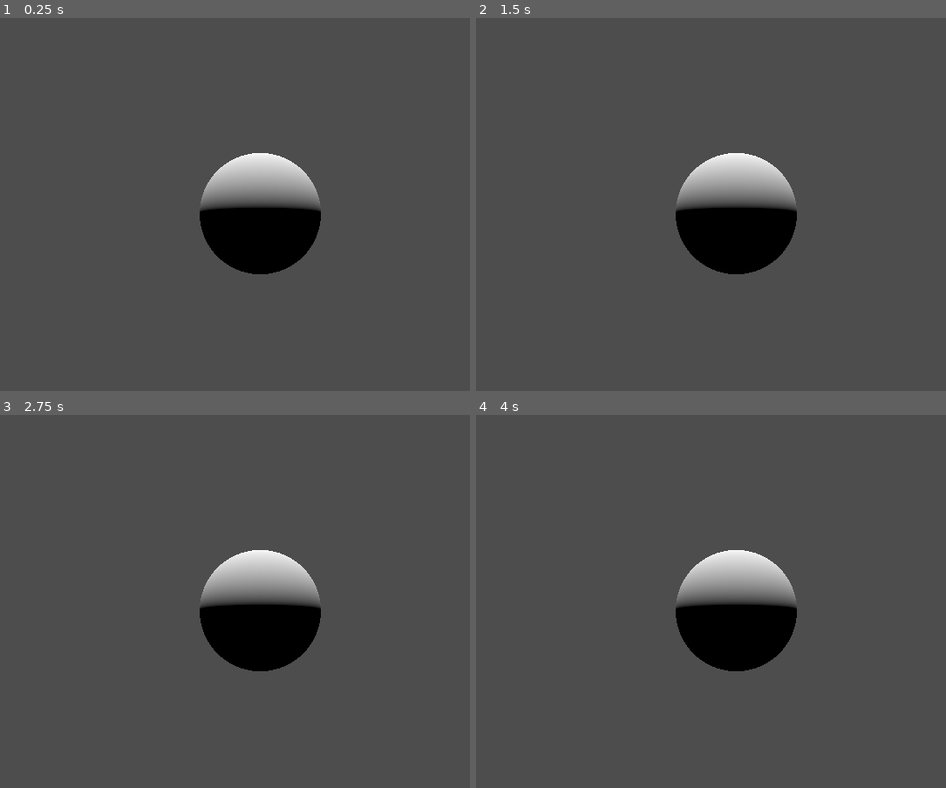
Above: before the commit, frames 1-4 (two rows, left to right).
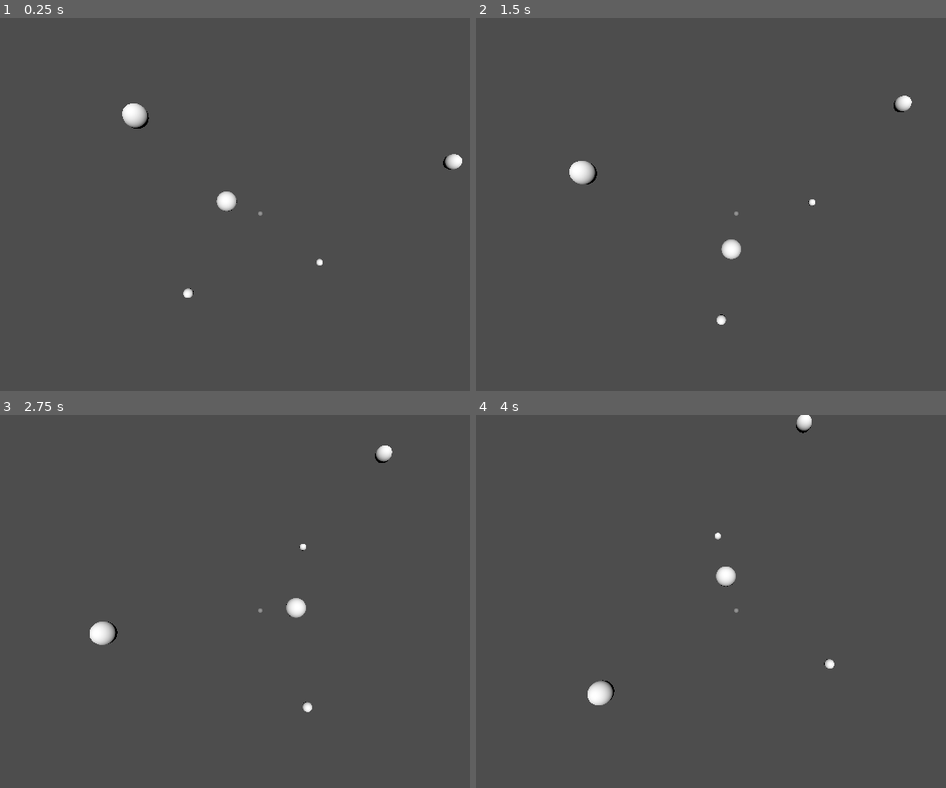
Above: after the commit, the same moments.

Repository: Paulpanther/Spacescaper
Game: Godot game, scene res://scenes/universe.tscn
Same seed, same stepped clock (60 frames per second), same inputs: the game is played once before the commit and once after it.
Inputs:
- Up to frame 1 (0.25 s): no input
- Up to frame 2 (1.5 s): no input
- Up to frame 3 (2.75 s): no input
- Up to frame 4 (4 s): no input

The runs differ from the first frame. In frame 1, 6.7% of the frame differs, in the area x 25-99%, y 22-75%; in frame 2, 6.6%; in frame 3, 6.6%; in frame 4, 6.6%.

Commit message:
added planet generation in solar system generation and esxpanded planet instantiation

Diff:
--- a/scenes/universe.tscn
+++ b/scenes/universe.tscn
@@ -1,15 +1,27 @@
-[gd_scene load_steps=2 format=3 uid="uid://c7g22ay7hjhlh"]
+[gd_scene load_steps=4 format=3 uid="uid://c7g22ay7hjhlh"]
 
-[ext_resource type="Script" path="res://scripts/planet_generation.gd" id="1_mr67r"]
+[ext_resource type="Script" path="res://scripts/solar_system_generation.gd" id="1_0qtp4"]
+
+[sub_resource type="CapsuleShape3D" id="CapsuleShape3D_cd7iu"]
+
+[sub_resource type="CapsuleMesh" id="CapsuleMesh_2o7e3"]
 
 [node name="Node3D" type="Node3D"]
 
 [node name="Camera3D" type="Camera3D" parent="."]
-transform = Transform3D(1, 0, 0, 0, 1, 0, 0, 0, 1, 0, 0, 2.15929)
+transform = Transform3D(1, 0, 0, 0, 1.19249e-08, 1, 0, -1, 1.19249e-08, 0, 50, 0)
 current = true
 
 [node name="DirectionalLight3D" type="DirectionalLight3D" parent="."]
 transform = Transform3D(1, 0, 0, 0, -0.0724201, 0.997374, 0, -0.997374, -0.0724201, 0, 2.75484, 0)
 
 [node name="planets" type="Node" parent="."]
-script = ExtResource("1_mr67r")
+script = ExtResource("1_0qtp4")
+
+[node name="StaticBody3D" type="StaticBody3D" parent="."]
+
+[node name="CollisionShape3D" type="CollisionShape3D" parent="StaticBody3D"]
+shape = SubResource("CapsuleShape3D_cd7iu")
+
+[node name="MeshInstance3D" type="MeshInstance3D" parent="StaticBody3D"]
+mesh = SubResource("CapsuleMesh_2o7e3")
--- a/scripts/Planet.gd
+++ b/scripts/Planet.gd
@@ -1,4 +1,4 @@
-extends Node
+extends Node3D
 
 @onready var shaders = {
 	preload("res://shaders/poles.tres"):[
@@ -7,12 +7,21 @@
 	]
 }
 
+@export var speed: float
+@export var distance: float
+@export var offset: float
+
+var scales = [1, 5]
+
 
 func _ready():
+	var s = randf_range(scales[0], scales[1])
+	scale.x = s
+	scale.y = s
+	scale.z = s
 
 	var shadernames = shaders.keys()
 	var shader = shadernames[randi_range(0,shadernames.size()-1)]
-
 
 	var configs = shaders[shader]
 	var config = configs[randi_range(0,configs.size()-1)]
@@ -24,4 +33,9 @@
 	pass
 
 func _process(delta):
-	pass
+	var current_offset = offset + Time.get_ticks_msec()/1000.0 * speed / distance
+	var x = sin(current_offset)*distance
+	var z = cos(current_offset)*distance
+
+	position.x = x
+	position.z = z
--- a/scripts/planet_generation.gd
+++ b/scripts/planet_generation.gd
@@ -1,10 +1,20 @@
 extends Node
+
+var map_sizes = {
+	"small":[-500,500],
+	"medium":[-1000,1000],
+	"large":[-2000,2000]
+}
 
 var planetClass = preload("res://scenes/planet.tscn")
 # Called when the node enters the scene tree for the first time.
 func _ready():
+	var size = "small"
+	var lowerbound =
 	var planet = planetClass.instantiate()
 	add_child(planet)
+
+
 	pass # Replace with function body.
 
 
--- /dev/null
+++ b/scripts/solar_system_generation.gd
@@ -0,0 +1,26 @@
+extends Node
+
+var distancerange = [5,10]
+var mindistance = 0
+var num_planets = [2,10]
+var speeds = [10, 10]
+var planetClass = preload("res://scenes/planet.tscn")
+# Called when the node enters the scene tree for the first time.
+func _ready():
+	var planets = randi_range(num_planets[0],num_planets[1])
+	var totalDist = mindistance
+	for i in range(planets):
+		var distance = randi_range(distancerange[0],distancerange[1])
+		totalDist += distance
+		var planet = planetClass.instantiate()
+		var circlePos = randi_range(0,PI*2)
+		planet.offset = circlePos
+		planet.distance = totalDist
+		planet.speed = randf_range(speeds[0], speeds[1])
+		add_child(planet)
+	pass # Replace with function body.
+
+
+# Called every frame. 'delta' is the elapsed time since the previous frame.
+func _process(delta):
+	pass
